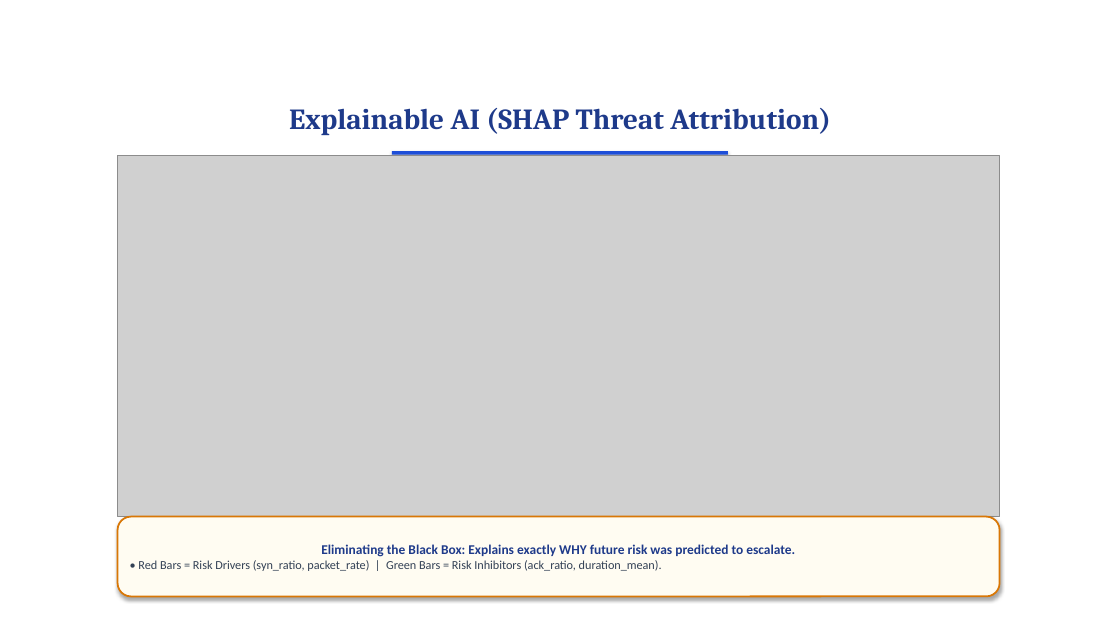
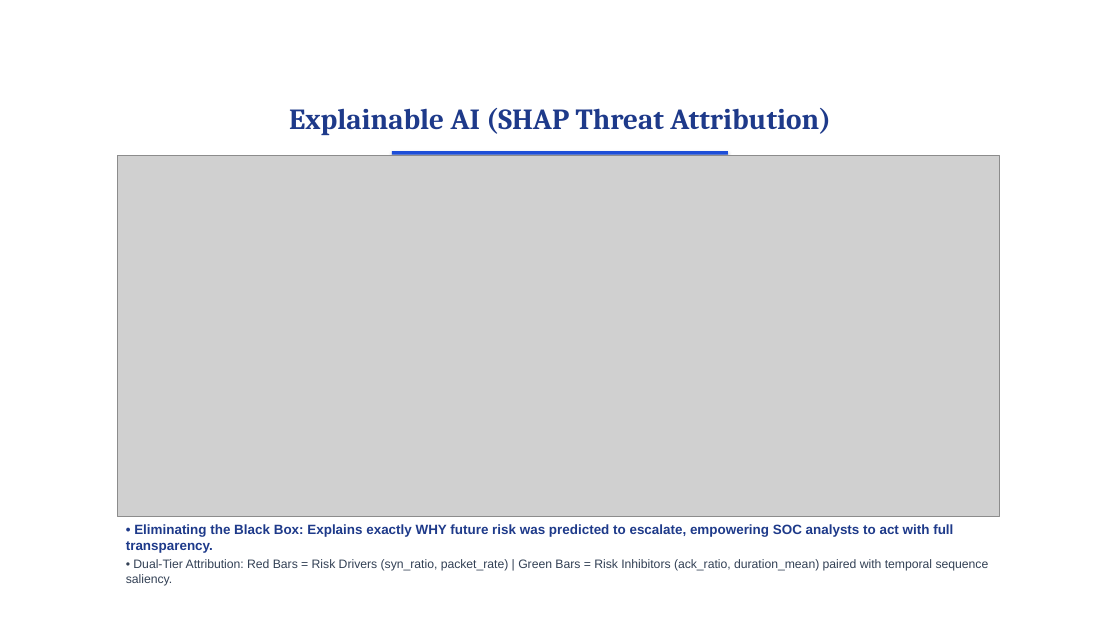
Before and after one commit to surajbuilds53/sentinel-x, a slide deck: slide 12 of Sentinel-X_Presentation.pptx. Drawn at 1120x630 pixels with LibreOffice and Linux fonts; fonts in the diff are those of the drawing; grey boxes stand for pictures; background and template pictures are left out. Boxes give left, top, right and bottom in pixels: in the first picture for what was removed or moved away, otherwise in the second. Text is boxed around its words. In the diff, an @@ line names an element or a change of style, - is before the commit and + after.

Commit message:
refactor(presentation): remove artificial callout boxes across all slides and replace with natural academic bullet text

```diff
--- a/Sentinel-X_Presentation.pptx
+++ b/Sentinel-X_Presentation.pptx
@@ text "• Eliminating the Black Box: ...": place and size @@
-text "• Eliminating the Black Box: ..." at [118,517,1000,597]
+text "• Eliminating the Black Box: ..." at [126,524,989,586]
@@ text "• Eliminating the Black Box: ..." at [126,524,989,586]: vertical alignment middle to top; fill #FFFCF2 to none; outline #D97706 1.5 pt to none; shadow off @@
@@ text at [126,524,989,586]: text changed; font Calibri to Arial @@
-Eliminating the Black Box: Explains exactly WHY future risk was predicted to escalate.
-• Red Bars = Risk Drivers (syn_ratio, packet_rate) | Green Bars = Risk Inhibitors (ack_ratio, duration_mean).
+• Eliminating the Black Box: Explains exactly WHY future risk was predicted to escalate, empowering SOC analysts to act with full transparency.
+• Dual-Tier Attribution: Red Bars = Risk Drivers (syn_ratio, packet_rate) | Green Bars = Risk Inhibitors (ack_ratio, duration_mean) paired with temporal sequence saliency.
```
Also in this commit, not shown: 14 other slides changed, 2 other files.
